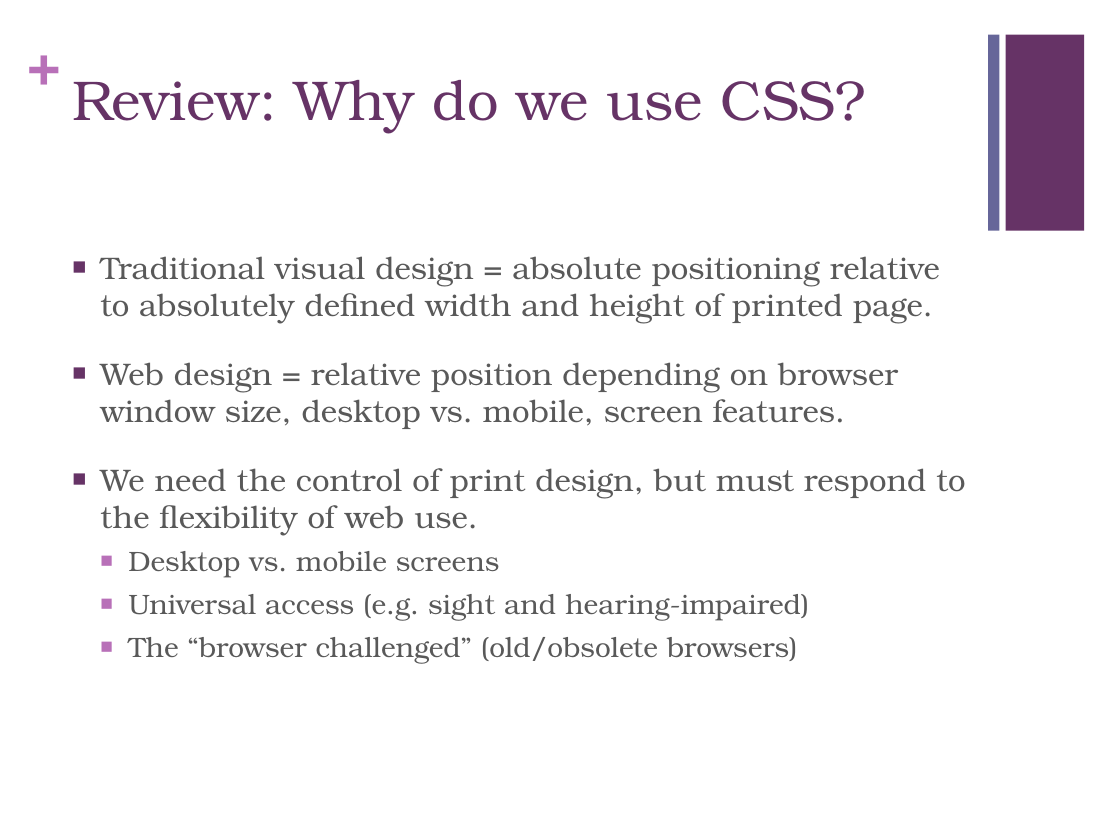
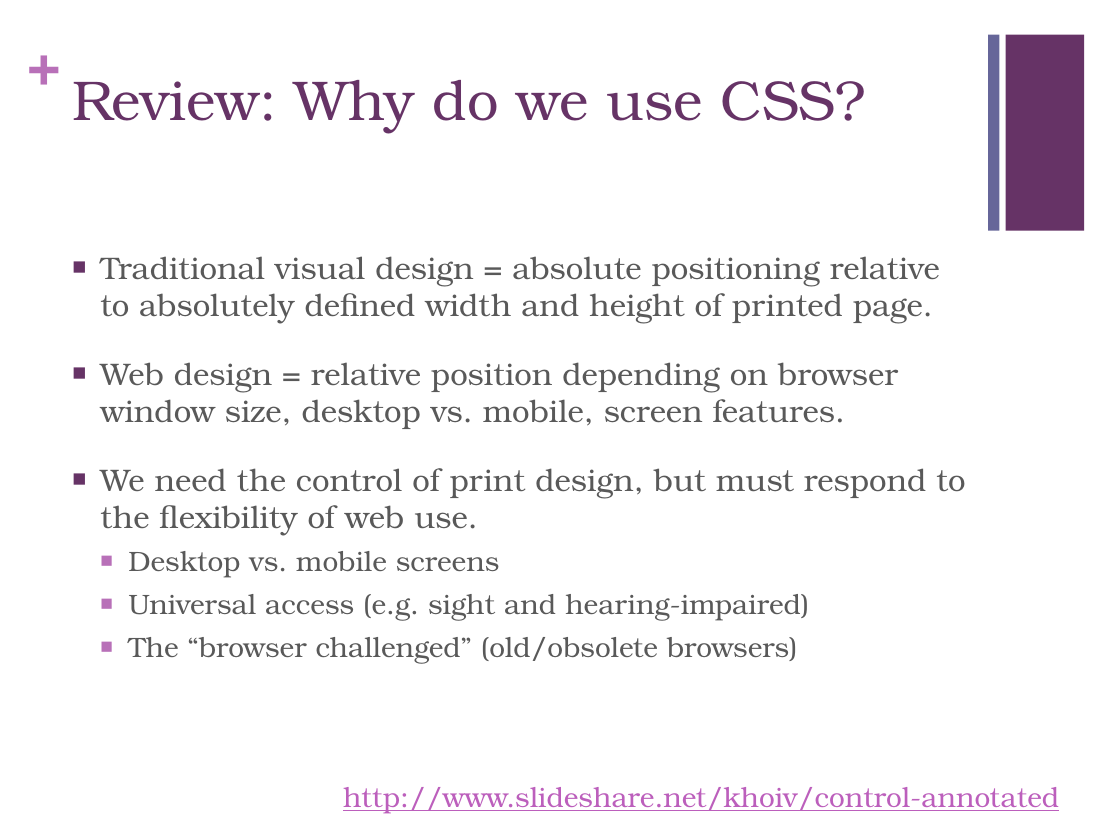
Before and after one commit to pindiespace/coccss, a slide deck: slide 3 of doc/COC Presentation Thur Aug 25.pptx. Drawn at 1120x840 pixels with LibreOffice and Linux fonts; fonts in the diff are those of the drawing. Boxes give left, top, right and bottom in pixels: in the first picture for what was removed or moved away, otherwise in the second. Text is boxed around its words. In the diff, an @@ line names an element or a change of style, - is before the commit and + after.

Commit message:
updated slide presentation

```diff
--- a/doc/COC Presentation Thur Aug 25.pptx
+++ b/doc/COC Presentation Thur Aug 25.pptx
@@ text added at (x1=343, y1=787, x2=1059, y2=814), 18 pt, text #BC5FBC, underline @@
+http://www.slideshare.net/khoiv/control-annotated
```
Also in this commit, not shown: 2 other slides changed, 2 other files.
